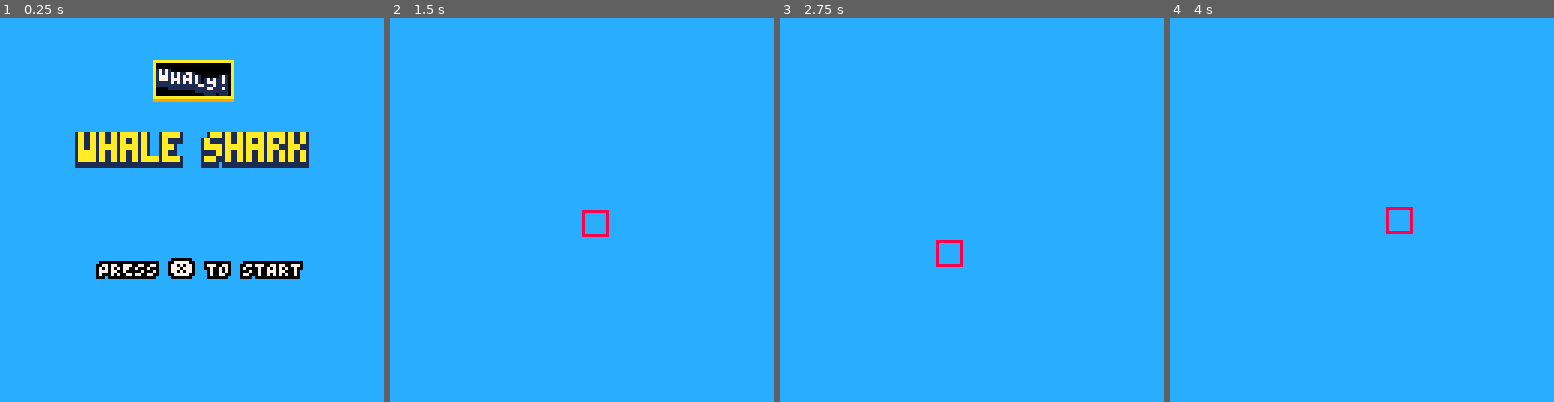
Above: before the commit, frames 1-4 (left to right).
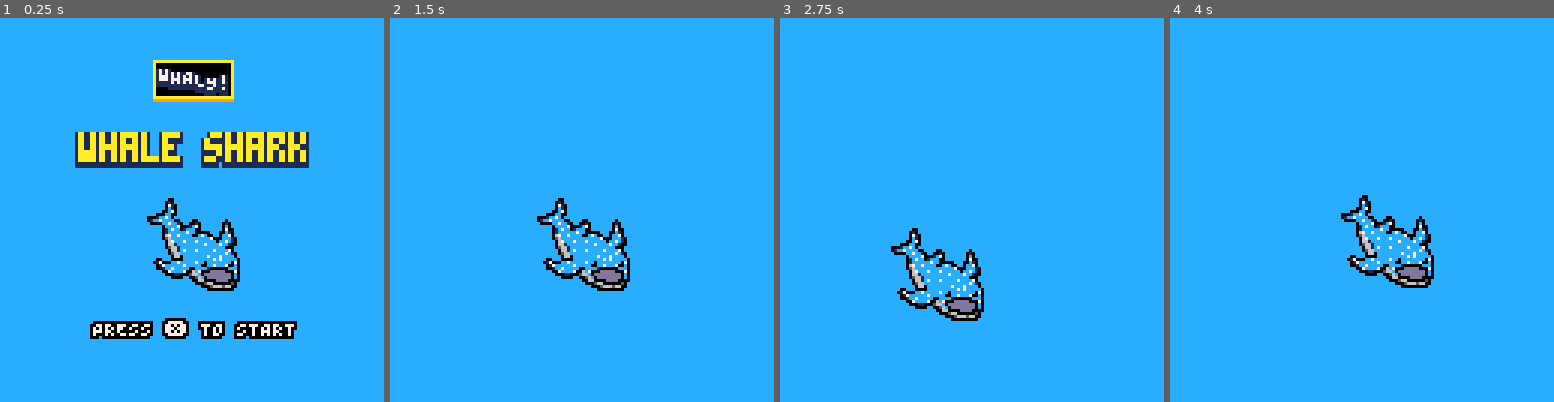
Above: after the commit, the same moments.

Repository: aadriien/shark-blooms
Game: PICO-8 cartridge shark_blooms.p8
Same seed, same stepped clock (60 frames per second), same inputs: the game is played once before the commit and once after it.
Inputs:
- Up to frame 1 (0.25 s): no input
- Up to frame 2 (1.5 s): tap O (Z key) at 0.33, 0.7, 1.43 s; tap X (X key) at 1.07 s
- Up to frame 3 (2.75 s): hold Left 1.97-2.37 s; tap X (X key) at 2.07, 2.4, 2.73 s; tap O (Z key) at 2.22 s; hold Down from 2.42 s (still down)
- Up to frame 4 (4 s): release Down at 2.82 s; hold Right 2.87-3.53 s; tap X (X key) at 3.07, 3.4, 3.73 s; tap O (Z key) at 3.1, 3.98 s; hold Up from 3.58 s (still down)

The runs differ from the first frame. In frame 1, 5.6% of the frame differs, in the area x 23-79%, y 46-84%; in frame 2, 2.1%; in frame 3, 2.1%; in frame 4, 2.1%.

Commit message:
Connected whale shark sprite block to player entity

Diff:
--- a/shark_blooms.p8
+++ b/shark_blooms.p8
@@ -6,6 +6,7 @@
 -- CONFIGS
 SCREEN_SIZE = 128
 
+palt(0, false)
 palt(8, true)
 
 
@@ -49,10 +50,26 @@
 end
 
 
-function Entity.create(x,y,w,h)
+function Entity.create(x, y, w, h, sx, sy)
     local e = setmetatable({}, Entity)
     e.x, e.y, e.w, e.h = x, y, w, h
+
+    -- source pos in sprite sheet (with size on sheet, eg 32)
+    e.sx, e.sy = sx, sy
+    e.sw, e.sh = 32, 32
+
     return e
+end
+
+
+function Entity:draw()
+    -- draw sprite from sheet at entity position
+    sspr(
+        self.sx, self.sy,
+        self.sw, self.sh,
+        self.x, self.y,
+        self.w, self.h
+    )
 end
 
 
@@ -66,7 +83,7 @@
 
 
 -- WHALE SHARK PLAYER
-player = Entity.create(64,64,8,8)
+player = Entity.create(48,60,32,32, 0, 0)
 
 
 -- INPUT HANDLING
@@ -150,7 +167,9 @@
     big_print_anim(64, 20, "WHALY!", 7, false, true, true)
     big_print_anim(64, 40, "whale shark", 10, true, false, false)
 
-    write("PRESS ❎ TO START", text_x_pos("PRESS ❎ TO START"), 80, 7)
+    player:draw()
+
+    write("PRESS ❎ TO START", text_x_pos("PRESS ❎ TO START "), 100, 7)
 end
 
 
@@ -163,7 +182,8 @@
 
 function draw_game()
     rectfill(0,0,SCREEN_SIZE,SCREEN_SIZE,12)
-    rect(player.x, player.y, player.x+player.w, player.y+player.h, 8)
+    player:draw()
+    -- rect(player.x, player.y, player.x+player.w, player.y+player.h, 8)
 end
 
 
@@ -180,7 +200,7 @@
 
     big_print_anim(64, 40, "game over", 10, true, false, false)
 
-    write("PRESS ❎", text_x_pos("PRESS ❎"), 80, 7)
+    write("PRESS ❎", text_x_pos("PRESS ❎ "), 80, 7)
 end
 
 
@@ -203,7 +223,7 @@
 8888888067ccc7ccc7cccccc0cc7c108000000000000000000000000000000000000000000000000000000000000000000000000000000000000000000000000
 88888880661ccccccccc7cccc7cc1008000000000000000000000000000000000000000000000000000000000000000000000000000000000000000000000000
 888888805661ccccccccccccccc00088000000000000000000000000000000000000000000000000000000000000000000000000000000000000000000000000
-888888880661c7ccc7ccccc7cccc7008000000000000000000000000000000000000000000000000000000000000000000000000000000000000000000000000
+888888880661c7ccc7ccccc7cccc7088000000000000000000000000000000000000000000000000000000000000000000000000000000000000000000000000
 888888880566ccccccccccccccc7c108000000000000000000000000000000000000000000000000000000000000000000000000000000000000000000000000
 8888888880660cccccccc7ccc7cccc08000000000000000000000000000000000000000000000000000000000000000000000000000000000000000000000000
 8888008880000cccccccccc7c7ccccc0000000000000000000000000000000000000000000000000000000000000000000000000000000000000000000000000
@@ -211,12 +231,13 @@
 8888017cccccc7ccccc00cc7ccc700c0000000000000000000000000000000000000000000000000000000000000000000000000000000000000000000000000
 8888001cc7ccccc00cccc1000000ccc0000000000000000000000000000000000000000000000000000000000000000000000000000000000000000000000000
 888888007cccc7006c7000ddddd00070000000000000000000000000000000000000000000000000000000000000000000000000000000000000000000000000
-888888800011000566c0ddddddddd010000000000000000000000000000000000000000000000000000000000000000000000000000000000000000000000000
-8888888880000880056c0ddddddddd00000000000000000000000000000000000000000000000000000000000000000000000000000000000000000000000000
-888888888888888800660000dddd0008000000000000000000000000000000000000000000000000000000000000000000000000000000000000000000000000
+888888800011000566c0ddddddddd0c0000000000000000000000000000000000000000000000000000000000000000000000000000000000000000000000000
+8888888880000880056c0dddddddd0c0000000000000000000000000000000000000000000000000000000000000000000000000000000000000000000000000
+888888888888888800660000dddd0000000000000000000000000000000000000000000000000000000000000000000000000000000000000000000000000000
 88888888888888888000566000000508000000000000000000000000000000000000000000000000000000000000000000000000000000000000000000000000
 88888888888888888880005666566008000000000000000000000000000000000000000000000000000000000000000000000000000000000000000000000000
 88888888888888888888800000000088000000000000000000000000000000000000000000000000000000000000000000000000000000000000000000000000
+88888888888888888888888888888888000000000000000000000000000000000000000000000000000000000000000000000000000000000000000000000000
 __map__
 0000000000000000000000000000000000000000000000000000000000000000000000000000000000000000000000000000000000000000000000000000000000000000000000000000000000000000000000000000000000000000000000000000000000000000000000000000000000000000000000000000000000000000
 0505050606030303040404020101010000000000000000000000000000000000000000000000000000000000000000000000000000000000000000000000000000000000000000000000000000000000000000000000000000000000000000000000000000000000000000000000000000000000000000000000000000000000
